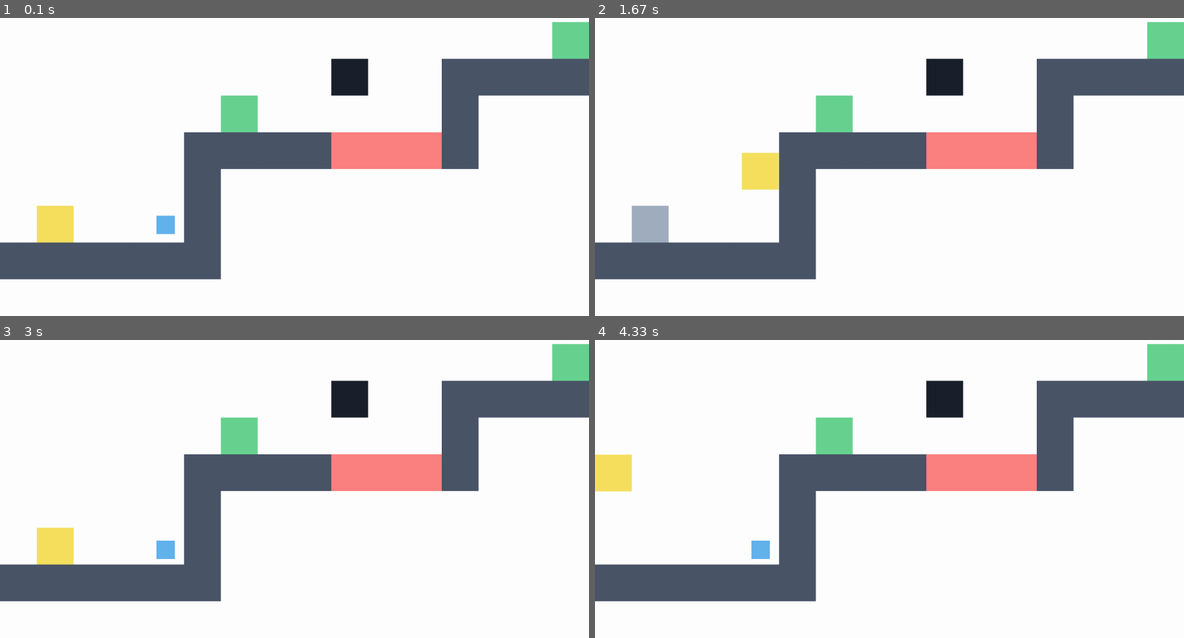
Above: before the commit, frames 1-4 (two rows, left to right).
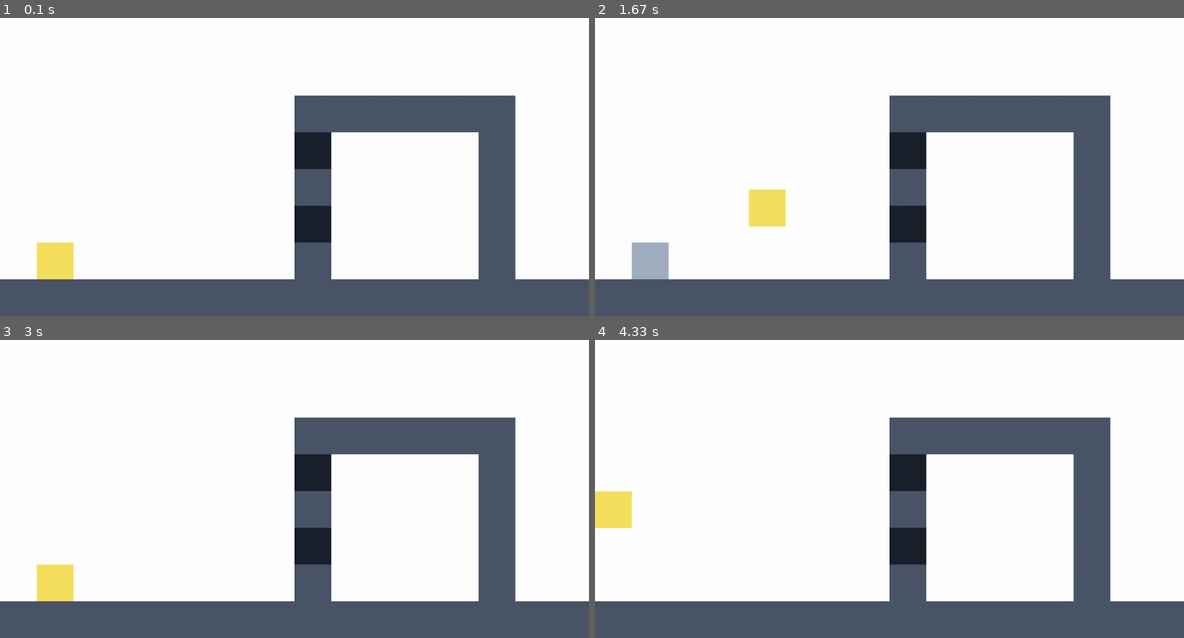
Above: after the commit, the same moments.

Repository: coinmoles/pygame-jam
Game: pygame game, started from main.py
The game is run twice, just before and just after one commit, with the same random seed, the same clock (stepped at 60 frames per second) and the same inputs.
Inputs:
- Up to frame 1 (0.1 s): no input
- Up to frame 2 (1.67 s): tap Q at 0.33 s; hold Right 0.67-1.13 s; tap Space at 0.73, 1.03, 1.23, 1.53 s; hold Right 1.17-1.63 s
- Up to frame 3 (3 s): hold Left 1.67-2.2 s; tap Space at 1.73, 2.03, 2.3, 2.6 s; hold Left 2.23-2.63 s; tap W at 2.67 s
- Up to frame 4 (4.33 s): hold Right 3-3.63 s; tap Space at 3.07, 3.37, 3.73, 4.03, 4.23 s; hold Left 3.67-4.13 s; tap W at 3.82 s; hold Right from 4.17 s (still down)

The runs differ from the first frame. In frame 1, 41% of the frame differs, in the area x 0-100%, y 1-100%; in frame 2, 42%; in frame 3, 41%; in frame 4, 41%.

Commit message:
Made stage 2 - 5

Diff:
--- a/Game.py
+++ b/Game.py
@@ -1,5 +1,5 @@
 import pygame as pg
-from Stages.stage1 import stage1, stage2
+from Stages.stage1 import stage1, stage2, stage3, stage4, stage5
 from constants import *
 from Scene.GameScene import GameScene
 import sys
@@ -9,7 +9,7 @@
     def __init__(self):
         pg.init()
         self.screen = pg.display.set_mode((SCREEN.width, SCREEN.height), 0, 32)
-        self.currentScene = GameScene(self.screen, stage2)
+        self.currentScene = GameScene(self.screen, stage5)
         self.clock = pg.time.Clock()
 
     def run(self):
--- a/Scene/GameScene.py
+++ b/Scene/GameScene.py
@@ -24,7 +24,7 @@
         self.add_stage()
 
         self.player = Player(self.player_spawn)
-        self.add_entity(self.player)
+        self.spawn_entity(self.player)
 
     def update(self):
         # 플레이어 이동
@@ -53,26 +53,13 @@
         if event.type == SET_SPAWN:
             self.player_spawn = event.spawn
 
+        if event.type == SPAWN:
+            entity: Entity = event.entity
+            self.spawn_entity(entity)
+
         if event.type == DESPAWN:
             entity: Entity = event.entity
-            if entity == self.player:
-                corpse = self.player.spawn_corpse()
-                self.corpses.append(corpse)
-                self.add_entity(corpse)
-
-                if len(self.corpses) > MAX_CORPSE:
-                    corpse = self.corpses.popleft()
-                    corpse.despawn()
-
-                self.player = Player(self.player_spawn)
-                self.add_entity(self.player)
-
-            self.entityList.remove(entity)
-            self.collidables.remove(entity)
-
-        if event.type == SPAWN:
-            entity: Entity = event.entity
-            self.add_entity(entity)
+            self.despawn_entity(entity)
 
     def handle_collision(self):
         hits = pg.sprite.spritecollide(self.player, self.collidables, False)
@@ -148,16 +135,32 @@
         elif self.stage_rect.height - self.camera_base.y < SCREEN.height:
             self.camera_base.y = self.stage_rect.height - SCREEN.height
 
-    def add_entity(self, entity: Entity):
+    def spawn_entity(self, entity: Entity):
         self.entityList.add(entity)
         if entity.collide_check:
             self.collidables.add(entity)
+
+    def despawn_entity(self, entity: Entity):
+        if entity == self.player:
+            corpse = self.player.spawn_corpse()
+            self.corpses.append(corpse)
+            self.spawn_entity(corpse)
+
+            if len(self.corpses) > MAX_CORPSE:
+                corpse = self.corpses.popleft()
+                corpse.despawn()
+
+            self.player = Player(self.player_spawn)
+            self.spawn_entity(self.player)
+
+        self.entityList.remove(entity)
+        self.collidables.remove(entity)
 
     def add_stage(self):
         entities, stage_rect, player_spawn = self.stage()
 
         for entity in entities:
-            self.add_entity(entity)
+            self.spawn_entity(entity)
 
         self.stage_rect = stage_rect
         self.player_spawn = player_spawn
@@ -169,6 +172,6 @@
 
         entities, stage_rect, player_spawn = self.stage()
         for entity in entities:
-            self.add_entity(entity)
+            self.spawn_entity(entity)
         self.player = Player(self.player_spawn)
-        self.add_entity(self.player)
+        self.spawn_entity(self.player)
--- a/Stages/parser.py
+++ b/Stages/parser.py
@@ -4,6 +4,7 @@
 from pygame.math import Vector2
 from Entity.CheckPoint import CheckPoint
 from Entity.KillPlatform import KillPlatform
+from Entity.JumpPlatform import JumpPlatform
 from Item.JumpItem import JumpItem
 from Entity.Cannon import Cannon
 from constants import COLORS, UNITSIZE
@@ -14,6 +15,7 @@
     "KillPlatform": "k",
     "CheckPoint": "c",
     "JumpItem": "j",
+    "JumpPlatform": "J",
     "SpawnPoint": "s",
     "Cannon": "g"
 }
@@ -44,6 +46,12 @@
             if m[i][j] == TOKENS["KillPlatform"]:
                 entities.add(KillPlatform(size, position))
 
+            if m[i][j] == TOKENS["JumpPlatform"]:
+                entities.add(JumpPlatform(size, position))
+
+            if m[i][j] == TOKENS["JumpItem"]:
+                entities.add(JumpItem(size / 2, position - Vector2(-size.x, size.y) / 4))
+
             if m[i][j] == TOKENS["CheckPoint"]:
                 entities.add(CheckPoint(size, position))
 
--- a/Stages/stage1.py
+++ b/Stages/stage1.py
@@ -9,26 +9,97 @@
 
 
 stage1 = parse_stage("""
-.................................
-................c................
-.............ppppppp.............
-.......c.....p.....p.......pppppp
-......ppppkkkp.....p.......p.....
-......p............p.......k.....
-..s..jp............p.......k.....
-ppppppp............pkkkkkkkk.....
-.................................
+.............................................
+.............................................
+...........................c.................
+........................ppppppp..............
+........................p.....p........pppppp
+..................c...J.p.....p........p.....
+.................pppppppp.....p........k.....
+.s........c......p............p........k.....
+ppppkkkkkpppppkkkp............pkkkkkkkkk.....
+.............................................
 """)
 
 
 stage2 = parse_stage("""
+................p...............
+................p...............
+kkkkkkkkkkkkkkkkk........ppppppp
 ................................
-...............c................
-.........g..ppppppp.............
-......c.....p.....p.......pppppp
-.....ppppkkkp.....p.......p.....
-.....p............p.......k.....
-.s..jp............p.......k.....
-pppppp............pkkkkkkkk.....
+................................
+........j.......................
+p.....ppppppppp........kkkkkkkkk
+p.....p.........J...J..p........
+p.....p................p........
+.......................p........
+..................J....p........
+.......................p........
+....pp.................p........
+pppppk......c...J......p........
+pppppk....pppppppppppppppppppppp
+pppppk....k.....................
+....pp....k.....................
+..........k.....................
+.s........k.....................
+pppppppppppppppppppppppppppppppp
 ................................
 """)
+
+stage3 = parse_stage("""
+........................p........................
+........................p............j...........
+pppppppppppppppppkkkkkkkk....................pppp
+.................................................
+.......................................J.........
+....................................J..kkkkkkkkkk
+.............c..............c..........p.........
+............pppppJJJJJJJJJppppppppJpppppppppppppp
+............p....................................
+............p....................................
+.s...j......p....................................
+pppppppppkkkppppppppppppppppppppppppppppppppppppp
+""")
+
+stage4 = parse_stage("""
+pppppppppp..............p
+pppppppppp..............p
+pppppppppp..s...........p
+pppppppppppppppp........p
+pppppppppp..............p
+pppppppppp..............p
+pppppppppp..............p
+pppppppppp..............p
+pppppppppp.....kkkkkkkkkp
+pppppppppp..............p
+pppppppppp..............p
+pppppppppp..............p
+pppppppppp..............p
+ppppppppppkkkkkkkkk.....p
+p.......................p
+p.......................p
+p....................c..p
+p..................pppppp
+p......k...k...k........p
+p......p...p...p........p
+p......p...p...p........p
+p......ppppppppppppppppppp
+p.......k.....k.........p
+p.......................p
+p.c........k.....k......p
+ppppppppppppppppppppppppp
+""")
+
+stage5 = parse_stage("""
+....................................................
+....................................................
+....................................................
+.............................pppppppp...............
+.............................g......p...............
+........pppppp...............p......p...............
+........g....p...............p......p...............
+........p....p...............p......p...............
+........g....p...............g......p...............
+.s......p....p...c....j......p......p...............
+pppppppppppppppppppppppppppppppppppppppppppppppppppp
+""")
